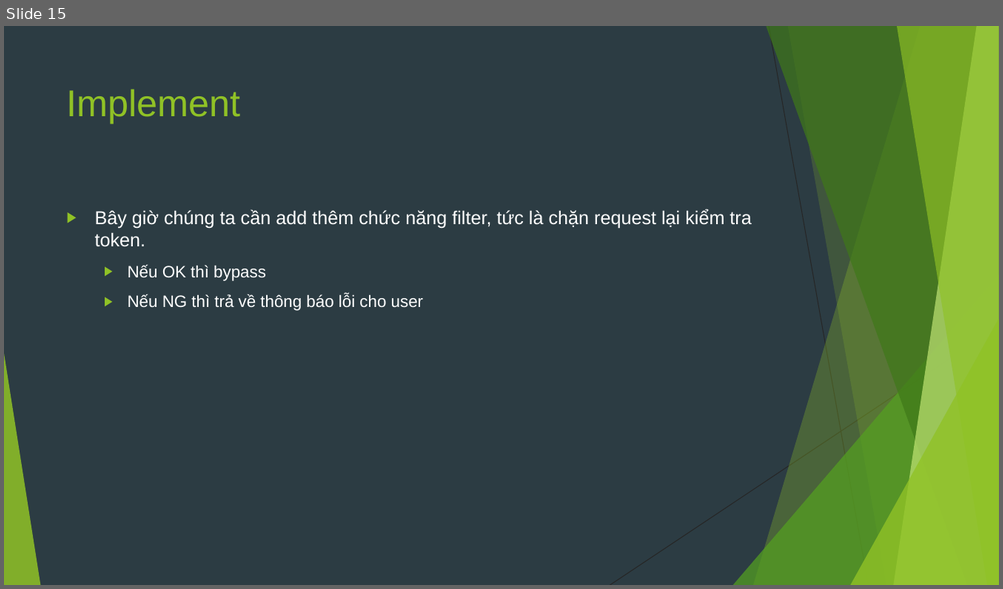
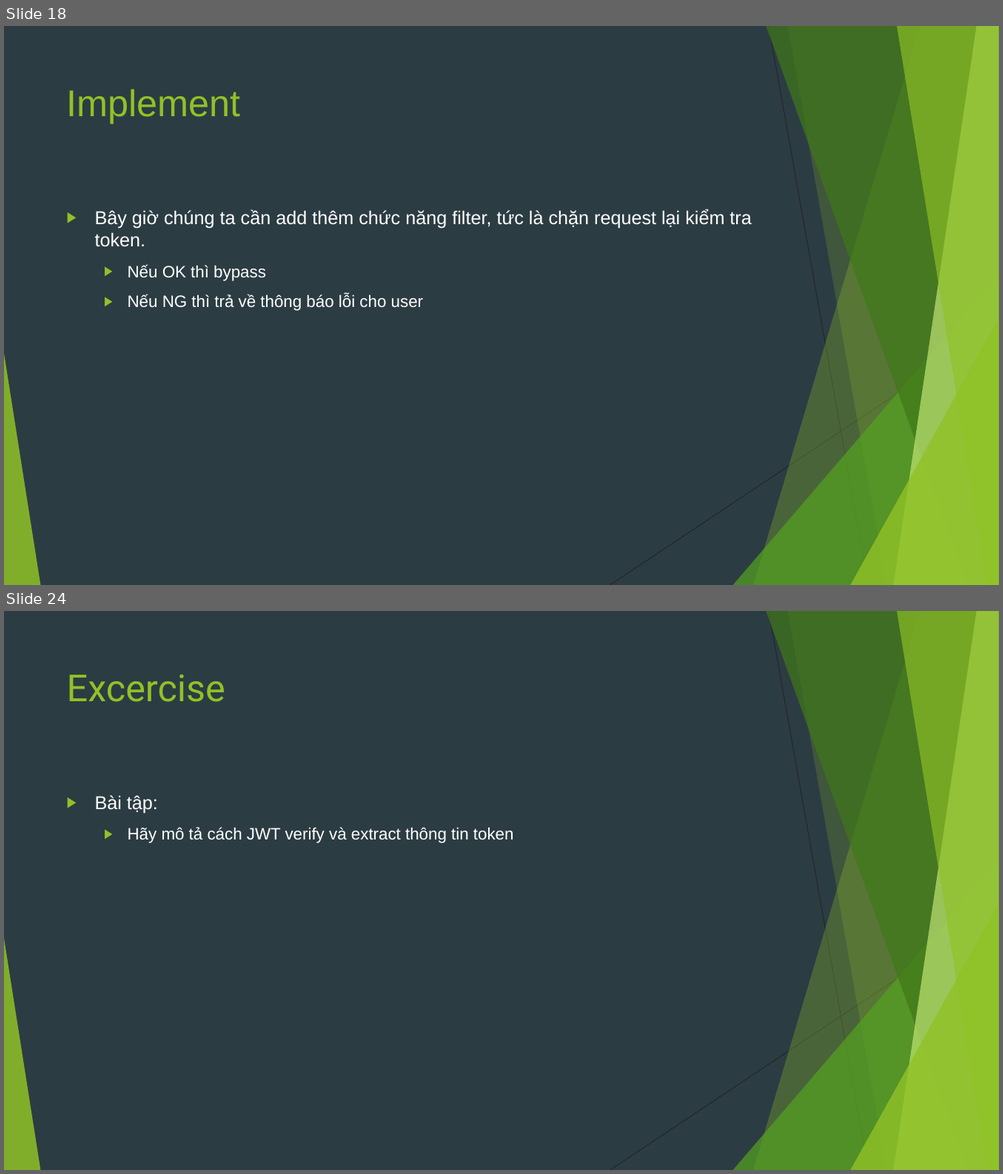
Before and after one commit to sobbingwind/SpringBoot, a slide deck: 11.Spring Security JWT.pptx. Shown one above the other, each under a label of ours: slide 15 before the commit, slides 18 and 24 after it; the slides between them are not shown. The pictures are 1003x589 and 1003x1174 pixels, drawn with LibreOffice and Linux fonts; fonts in the diff are those of the drawing. Boxes give left, top, right and bottom in pixels: in the first picture for what was removed or moved away, otherwise in the second. Text is boxed around its words. In the diff, an @@ line names an element or a change of style, - is before the commit and + after.

```diff
--- a/11.Spring Security JWT.pptx
+++ b/11.Spring Security JWT.pptx
@@ slide 24 added at (4,611,999,1170), background #2C3C43; not listed: 10 template elements that a slide beside it also shows @@
@@ title added at (67,675,225,702), 36 pt, text #90C226 @@
+Excercise
@@ text added at (95,795,514,843), 16 pt, text #FFFFFF @@
+▶ Bài tập:
+  ▶ Hãy mô tả cách JWT verify và extract thông tin token
@@ what was slide 15 is now slide 18 @@
```
Also in this commit, not shown: 2 slides changed, 23 other slides added.
